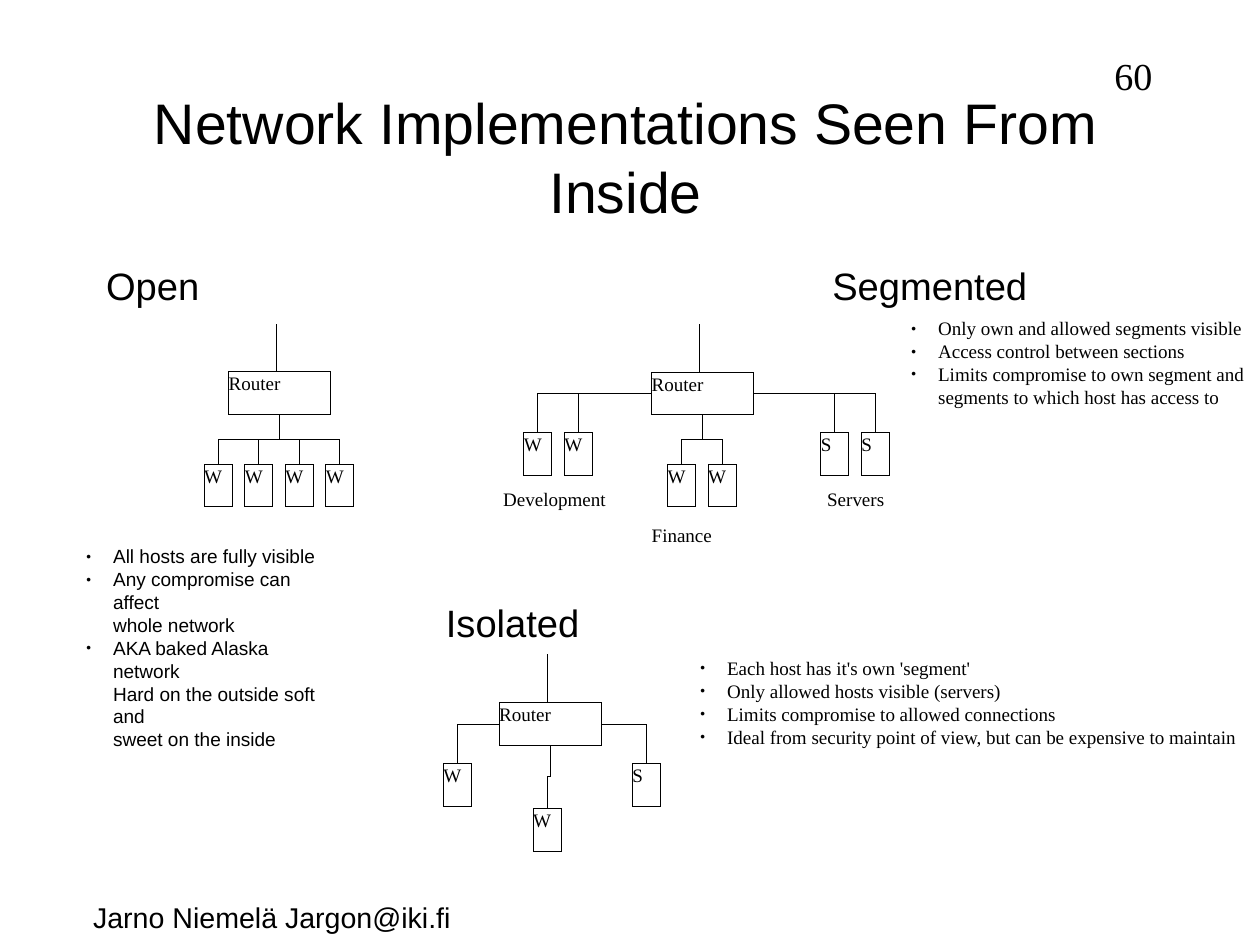
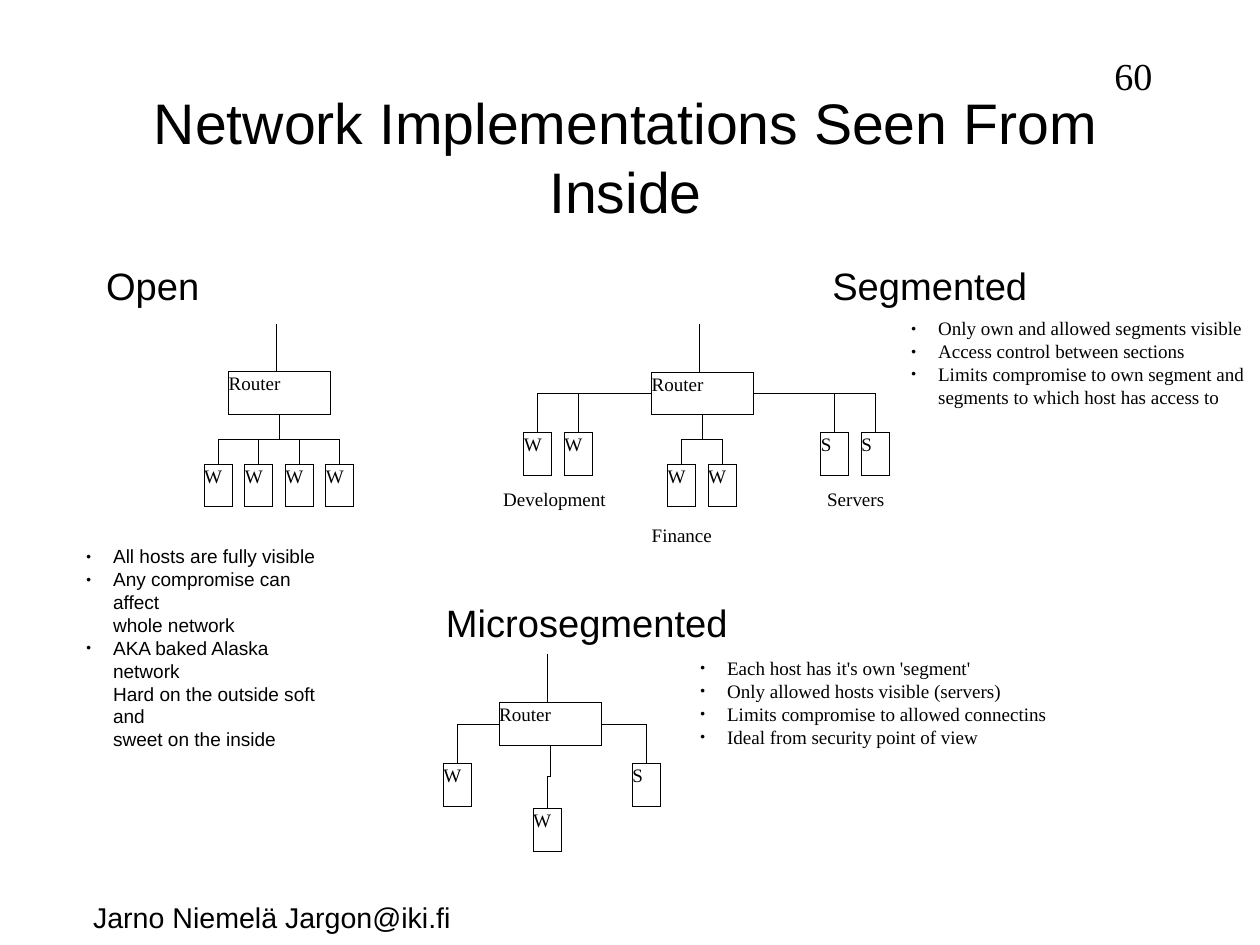
Before and after one commit to jarno-niemela/corporate_cyber_defence, a slide deck: slide 60 of NetworkSecurity/NetworkSecurity.odp. Drawn at 1260x945 pixels with LibreOffice and Linux fonts; fonts in the diff are those of the drawing; background and template pictures are left out. Boxes give left, top, right and bottom in pixels: in the first picture for what was removed or moved away, otherwise in the second. Text is boxed around its words. In the diff, an @@ line names an element or a change of style, - is before the commit and + after.

```diff
--- a/NetworkSecurity/NetworkSecurity.odp
+++ b/NetworkSecurity/NetworkSecurity.odp
@@ text at (446, 609, 728, 645): text changed @@
-Isolated
+Microsegmented
@@ text at (727, 707, 1046, 748): text changed @@
-● Limits compromise to allowed connections
-● Ideal from security point of view, but can be expensive to maintain
+● Limits compromise to allowed connectins
+● Ideal from security point of view
```
Also in this commit, not shown: 15 other slides changed, 1 slide added, 2 other files.
